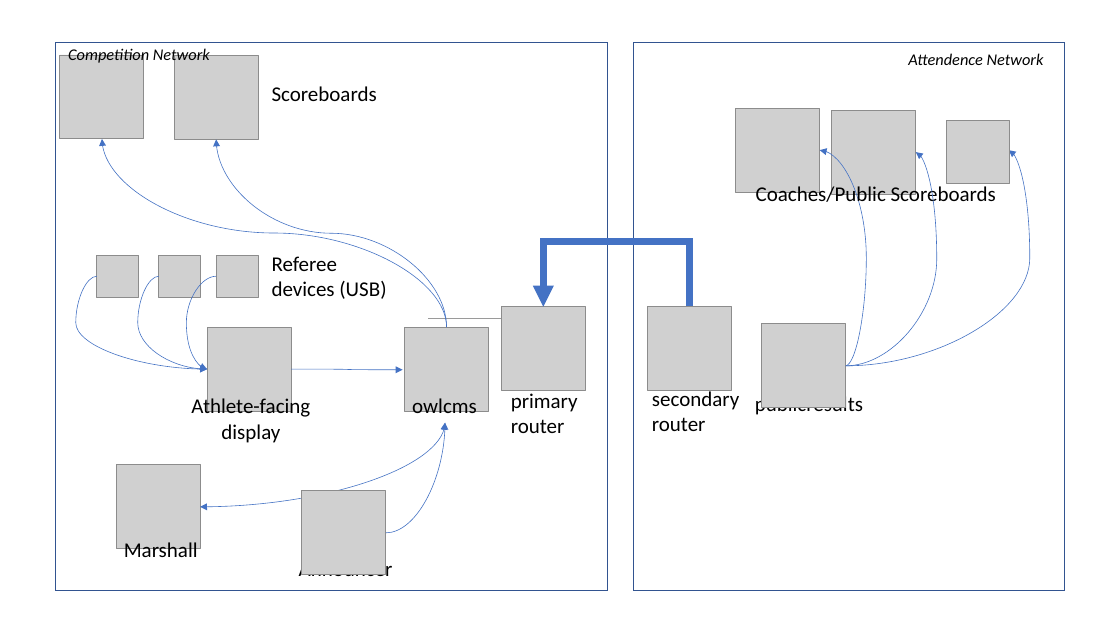
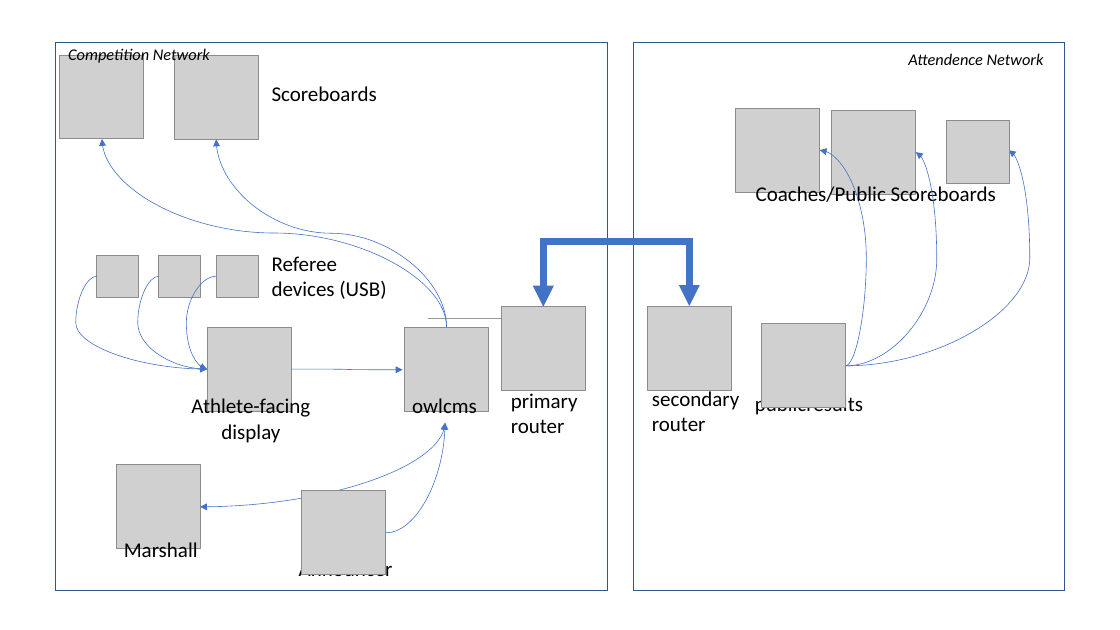
Before and after one commit to jflamy/owlcms4, a slide deck: slide 1 of docs/img/PublicResults/LocalPublicResults.pptx. Drawn at 1120x630 pixels with LibreOffice and Linux fonts; fonts in the diff are those of the drawing; grey boxes stand for pictures. Boxes give left, top, right and bottom in pixels: in the first picture for what was removed or moved away, otherwise in the second. Text is boxed around its words. In the diff, an @@ line names an element or a change of style, - is before the commit and + after.

```diff
--- a/docs/img/PublicResults/LocalPublicResults.pptx
+++ b/docs/img/PublicResults/LocalPublicResults.pptx
@@ elbow arrow (690, 306) - (544, 307): elbow arrow to elbow double arrow @@
```
Also in this commit, not shown: 19 other files.
